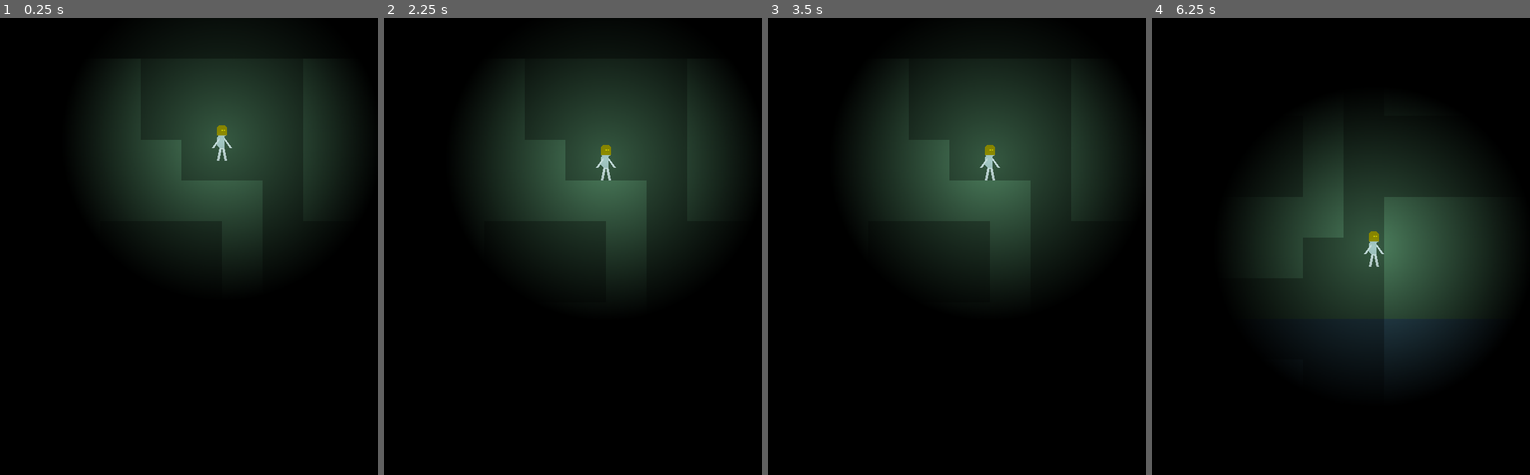
Above: before the commit, frames 1-4 (left to right).
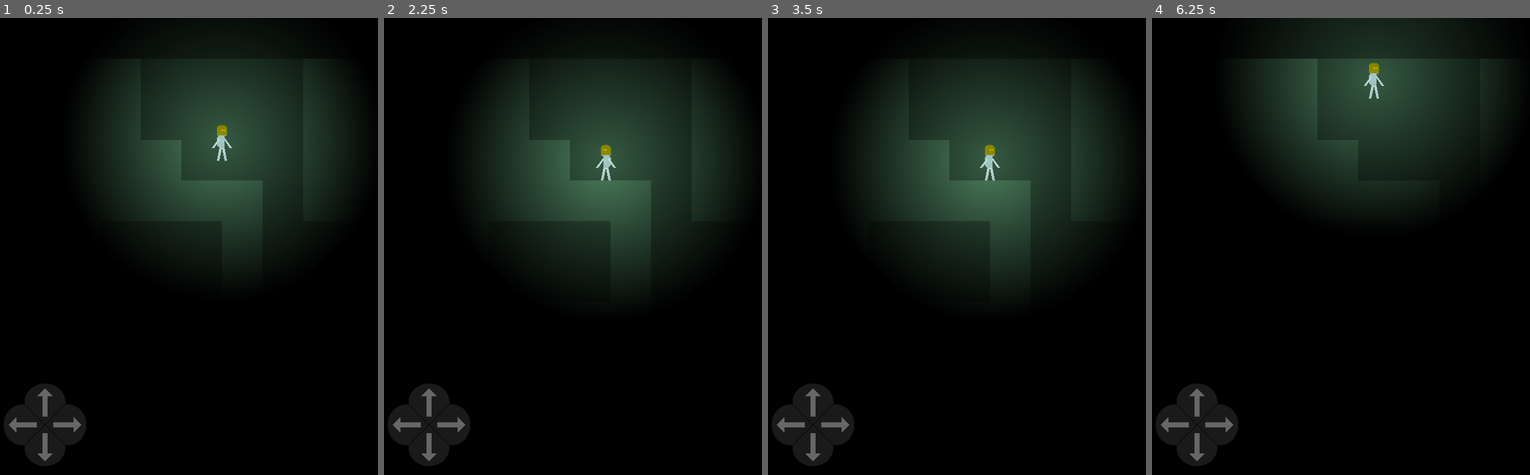
Above: after the commit, the same moments.

Repository: tomasisnotmyname/mobile-roguelike
Game: Godot game, scene res://main.tscn
The game is run twice, just before and just after one commit, with the same random seed, the same clock (stepped at 60 frames per second) and the same inputs.
Inputs (mouse positions are in pixels of both pictures, inside the frame that each line leads up to):
- Up to frame 1 (0.25 s): no input
- Up to frame 2 (2.25 s): click (425, 401) at 0.52 s; click (429, 447) at 1.27 s; click (406, 424) at 2.02 s
- Up to frame 3 (3.5 s): click (832, 424) at 2.77 s
- Up to frame 4 (6.25 s): tap Enter at 3.5 s; hold Right (right) 3.53-5.03 s; tap Up (up) at 3.6, 3.77, 4.07, 4.35, 4.52, 4.82, 5.1, 5.85, 6.02 s; hold Left (left) 5.03-5.78 s; hold Right (right) from 5.78 s (still down)

The runs differ from the first frame. In frame 1, 2.5% of the frame differs, in the area x 1-23%, y 80-99%; in frame 2, 2.7%; in frame 3, 2.5%; in frame 4, 39%, in the area x 1-94%, y 0-99%.

Commit message:
Screen controls.
Added touchscreen controls (requires testing).
Moved and renamed a few things.

Diff:
--- /dev/null
+++ b/arrow_buttons.gd
@@ -0,0 +1,41 @@
+extends Control
+
+
+func _ready():
+	var click_mask = BitMap.new()
+	click_mask.create_from_image_alpha($UpButton.texture_normal.get_image())
+	$UpButton.set_click_mask(click_mask)
+	click_mask.create_from_image_alpha($DownButton.texture_normal.get_image())
+	$DownButton.set_click_mask(click_mask)
+	click_mask.create_from_image_alpha($LeftButton.texture_normal.get_image())
+	$LeftButton.set_click_mask(click_mask)
+	click_mask.create_from_image_alpha($RightButton.texture_normal.get_image())
+	$RightButton.set_click_mask(click_mask)
+
+
+
+func _on_up_button_button_down():
+	Input.action_press('up')
+
+func _on_down_button_button_down():
+	Input.action_press('down')
+
+func _on_left_button_button_down():
+	Input.action_press('left')
+
+func _on_right_button_button_down():
+	Input.action_press('right')
+
+
+
+func _on_up_button_button_up():
+	Input.action_release('up')
+
+func _on_down_button_button_up():
+	Input.action_release('down')
+
+func _on_left_button_button_up():
+	Input.action_release('left')
+
+func _on_right_button_button_up():
+	Input.action_release('right')
--- a/level_tile_map.gd
+++ b/level_tile_map.gd
@@ -1,7 +1,9 @@
+# This script is used to update each TileData in the TileSet of LevelTileMap.
+
+
 extends TileMap
 
-
-
+# It doesn't do anything unless this var is true.
 @export var update_tile_set : bool = false
 @export_group('Updated Properties')
 @export_range(0.0, 1.0) var base_tile_darkness : float = 0.0
@@ -14,10 +16,13 @@
 	'Border Alternative' : Callable(self, 'border_tile_setup')
 }
 
+# Used to conveniently add the same collission polygon to tiles.
 var square_polygon := PackedVector2Array([Vector2(-32,-32), Vector2(32,-32), Vector2(32,32), Vector2(-32,32)])
 
+# Used across all methods.
 var tile_set_source : TileSetAtlasSource
 var base_tile_id : Vector2i
+
 
 
 func base_tile_setup(tile : TileData):
@@ -25,6 +30,7 @@
 	tile.add_collision_polygon(0)
 	tile.set_collision_polygon_points(0, 0, square_polygon)
 	tile.modulate = tile.modulate.darkened(base_tile_darkness)
+
 
 func background_tile_setup(tile : TileData):
 	tile.set_custom_data('Name', 'Background')
@@ -48,6 +54,7 @@
 	tile.modulate = tile.modulate.darkened(border_darkness)
 
 
+
 func _ready():
 	if update_tile_set:
 		var setup_keys : Array = tiles_setup.keys()
@@ -67,5 +74,6 @@
 						tile_set_source.create_alternative_tile(base_tile_id, alternative_index)
 					tiles_setup[setup_keys[alternative_index]].call(tile_set_source.get_tile_data(base_tile_id, alternative_index))
 
+		# this saves the changes to remain outside of runtime and updates the visuals at runtime.
 		print(ResourceSaver.save(tile_set))
 		update_internals()
--- a/level_tile_set.tres
+++ b/level_tile_set.tres
@@ -1,10 +1,10 @@
 [gd_resource type="TileSet" load_steps=5 format=3 uid="uid://wob7gxigdqob"]
 
-[ext_resource type="Texture2D" uid="uid://0uyek3mft45l" path="res://tiles_spritesheet.png" id="1_u55xg"]
-[ext_resource type="Texture2D" uid="uid://kvlil8jkpokt" path="res://test_tile.png" id="2_bkdcq"]
+[ext_resource type="Texture2D" uid="uid://0uyek3mft45l" path="res://textures/tiles_spritesheet.png" id="1_2tndr"]
+[ext_resource type="Texture2D" uid="uid://kvlil8jkpokt" path="res://textures/test_tile.png" id="2_eqo5q"]
 
 [sub_resource type="TileSetAtlasSource" id="TileSetAtlasSource_7e3ho"]
-texture = ExtResource("1_u55xg")
+texture = ExtResource("1_2tndr")
 texture_region_size = Vector2i(64, 64)
 0:0/next_alternative_id = 3
 0:0/0 = 0
@@ -40,7 +40,7 @@
 0:1/2/custom_data_0 = "Border"
 
 [sub_resource type="TileSetAtlasSource" id="TileSetAtlasSource_h85k3"]
-texture = ExtResource("2_bkdcq")
+texture = ExtResource("2_eqo5q")
 texture_region_size = Vector2i(64, 64)
 0:0/next_alternative_id = 3
 0:0/0 = 0
--- a/main.gd
+++ b/main.gd
@@ -1,3 +1,4 @@
+# plans:
 # learn more about lightning and shadows
 # https://www.gdquest.com/tutorial/godot/2d/limiting-vision-with-lights/
 #
@@ -12,5 +13,7 @@
 
 extends Node
 
+# CanvasModulate node darkens all things drawn in the scene, so it's more convenient to hide it while editting.
+# This method shows it at the start of runtime.
 func _ready():
 	$CanvasModulate.show()
--- a/main.tscn
+++ b/main.tscn
@@ -1,9 +1,14 @@
-[gd_scene load_steps=5 format=3 uid="uid://vsb6jaxc8r4h"]
+[gd_scene load_steps=10 format=3 uid="uid://vsb6jaxc8r4h"]
 
 [ext_resource type="Script" path="res://main.gd" id="1_axl5g"]
 [ext_resource type="PackedScene" uid="uid://227dp64kpl50" path="res://level_tile_map.tscn" id="2_y4joo"]
-[ext_resource type="PackedScene" uid="uid://cghkc20j83gko" path="res://character_body_2d.tscn" id="3_dbkvd"]
-[ext_resource type="Texture2D" uid="uid://gmccq3yx4riv" path="res://2d_lights_and_shadows_neutral_point_light.webp" id="4_5b2hw"]
+[ext_resource type="PackedScene" uid="uid://cghkc20j83gko" path="res://player_character.tscn" id="3_dbkvd"]
+[ext_resource type="Texture2D" uid="uid://gmccq3yx4riv" path="res://textures/2d_lights_and_shadows_neutral_point_light.webp" id="4_5b2hw"]
+[ext_resource type="Texture2D" uid="uid://bs5fob6pmrr4g" path="res://textures/ArrowLeft.png" id="5_kae8h"]
+[ext_resource type="Script" path="res://arrow_buttons.gd" id="6_8tph6"]
+[ext_resource type="Texture2D" uid="uid://b7negk846isoi" path="res://textures/ArrowRight.png" id="6_aepmd"]
+[ext_resource type="Texture2D" uid="uid://cip74as7cq1wv" path="res://textures/ArrowUp.png" id="7_3ka8x"]
+[ext_resource type="Texture2D" uid="uid://c1j4ngdiurudr" path="res://textures/ArrowDown.png" id="8_ckkyl"]
 
 [node name="Main" type="Node"]
 script = ExtResource("1_axl5g")
@@ -24,18 +29,79 @@
 border_color = Color(0.525101, 0.525101, 0.525101, 1)
 border_width = 8.0
 
-[node name="CharacterBody2D" parent="." instance=ExtResource("3_dbkvd")]
+[node name="PlayerCharacter" parent="." instance=ExtResource("3_dbkvd")]
 position = Vector2(640, 160)
 
-[node name="PointLight2D" type="PointLight2D" parent="CharacterBody2D"]
+[node name="PointLight2D" type="PointLight2D" parent="PlayerCharacter"]
 shadow_enabled = true
 texture = ExtResource("4_5b2hw")
 texture_scale = 2.0
 metadata/_edit_lock_ = true
 
-[node name="Camera2D" type="Camera2D" parent="CharacterBody2D"]
+[node name="Camera2D" type="Camera2D" parent="PlayerCharacter"]
 limit_left = 0
 limit_top = 0
 limit_right = 1280
 limit_bottom = 1280
 metadata/_edit_lock_ = true
+
+[node name="GUI" type="CanvasLayer" parent="."]
+
+[node name="ArrowButtons" type="Control" parent="GUI"]
+modulate = Color(1, 1, 1, 0.639216)
+layout_mode = 3
+anchors_preset = 2
+anchor_top = 1.0
+anchor_bottom = 1.0
+grow_vertical = 0
+script = ExtResource("6_8tph6")
+
+[node name="UpButton" type="TextureButton" parent="GUI/ArrowButtons"]
+layout_mode = 0
+offset_left = 49.0
+offset_top = -144.0
+offset_right = 99.325
+offset_bottom = -80.0
+action_mode = 0
+texture_normal = ExtResource("7_3ka8x")
+texture_pressed = ExtResource("7_3ka8x")
+ignore_texture_size = true
+
+[node name="DownButton" type="TextureButton" parent="GUI/ArrowButtons"]
+layout_mode = 0
+offset_left = 49.0
+offset_top = -78.0
+offset_right = 113.0
+offset_bottom = -14.0
+action_mode = 0
+texture_normal = ExtResource("8_ckkyl")
+texture_pressed = ExtResource("8_ckkyl")
+
+[node name="LeftButton" type="TextureButton" parent="GUI/ArrowButtons"]
+layout_mode = 0
+offset_left = 16.0
+offset_top = -111.0
+offset_right = 80.0
+offset_bottom = -47.0
+action_mode = 0
+texture_normal = ExtResource("5_kae8h")
+texture_pressed = ExtResource("5_kae8h")
+
+[node name="RightButton" type="TextureButton" parent="GUI/ArrowButtons"]
+layout_mode = 0
+offset_left = 82.0
+offset_top = -111.0
+offset_right = 146.0
+offset_bottom = -47.0
+action_mode = 0
+texture_normal = ExtResource("6_aepmd")
+texture_pressed = ExtResource("6_aepmd")
+
+[connection signal="button_down" from="GUI/ArrowButtons/UpButton" to="GUI/ArrowButtons" method="_on_up_button_button_down"]
+[connection signal="button_up" from="GUI/ArrowButtons/UpButton" to="GUI/ArrowButtons" method="_on_up_button_button_up"]
+[connection signal="button_down" from="GUI/ArrowButtons/DownButton" to="GUI/ArrowButtons" method="_on_down_button_button_down"]
+[connection signal="button_up" from="GUI/ArrowButtons/DownButton" to="GUI/ArrowButtons" method="_on_down_button_button_up"]
+[connection signal="button_down" from="GUI/ArrowButtons/LeftButton" to="GUI/ArrowButtons" method="_on_left_button_button_down"]
+[connection signal="button_up" from="GUI/ArrowButtons/LeftButton" to="GUI/ArrowButtons" method="_on_left_button_button_up"]
+[connection signal="button_down" from="GUI/ArrowButtons/RightButton" to="GUI/ArrowButtons" method="_on_right_button_button_down"]
+[connection signal="button_up" from="GUI/ArrowButtons/RightButton" to="GUI/ArrowButtons" method="_on_right_button_button_up"]
--- a/character_body_2d.gd
+++ b/player_character.gd
@@ -17,19 +17,22 @@
 func _physics_process(delta):
 	var direction := Vector2.ZERO
 
+	# Handles jumping, and in the future dropping.
+	direction.y = Input.get_axis('up', 'down')
+	if is_on_floor() and direction.y < 0:
+		velocity.y = jump_velocity
+	elif not is_on_floor():
+		velocity.y += gravity * delta
+
+	# Handles moving left and right, as well as slowing down or stopping immediately when hitting walls.
 	direction.x = Input.get_axis('left', 'right')
 	if direction.x:
+		print('!!!!')
 		velocity.x = move_toward(velocity.x, direction.x * speed, speed/10)
 	elif is_on_wall():
 		velocity.x = 0
 	else:
 		velocity.x = move_toward(velocity.x, 0, speed/10)
-
-	direction.y = Input.get_axis('up', 'down')
-	if is_on_floor() and direction.y < 0:
-		velocity.y = jump_velocity
-	elif not is_on_floor():
-		velocity.y += gravity * delta
 
 	if velocity:
 		if velocity.x > 0:
--- a/character_body_2d.tscn
+++ b/player_character.tscn
@@ -1,11 +1,11 @@
 [gd_scene load_steps=3 format=3 uid="uid://cghkc20j83gko"]
 
-[ext_resource type="Script" path="res://character_body_2d.gd" id="1_tlarp"]
+[ext_resource type="Script" path="res://player_character.gd" id="1_tlarp"]
 
 [sub_resource type="RectangleShape2D" id="RectangleShape2D_nnm8g"]
 size = Vector2(32, 48)
 
-[node name="CharacterBody2D" type="CharacterBody2D" node_paths=PackedStringArray("interactable_area")]
+[node name="PlayerCharacter" type="CharacterBody2D" node_paths=PackedStringArray("interactable_area")]
 floor_stop_on_slope = false
 floor_block_on_wall = false
 script = ExtResource("1_tlarp")
--- a/project.godot
+++ b/project.godot
@@ -34,28 +34,28 @@
 "events": [Object(InputEventKey,"resource_local_to_scene":false,"resource_name":"","device":-1,"window_id":0,"alt_pressed":false,"shift_pressed":false,"ctrl_pressed":false,"meta_pressed":false,"pressed":false,"keycode":0,"physical_keycode":32,"key_label":0,"unicode":32,"echo":false,"script":null)
 ]
 }
+up={
+"deadzone": 0.5,
+"events": [Object(InputEventKey,"resource_local_to_scene":false,"resource_name":"","device":-1,"window_id":0,"alt_pressed":false,"shift_pressed":false,"ctrl_pressed":false,"meta_pressed":false,"pressed":false,"keycode":0,"physical_keycode":4194320,"key_label":0,"unicode":0,"echo":false,"script":null)
+, Object(InputEventKey,"resource_local_to_scene":false,"resource_name":"","device":-1,"window_id":0,"alt_pressed":false,"shift_pressed":false,"ctrl_pressed":false,"meta_pressed":false,"pressed":false,"keycode":0,"physical_keycode":87,"key_label":0,"unicode":119,"echo":false,"script":null)
+]
+}
+down={
+"deadzone": 0.5,
+"events": [Object(InputEventKey,"resource_local_to_scene":false,"resource_name":"","device":-1,"window_id":0,"alt_pressed":false,"shift_pressed":false,"ctrl_pressed":false,"meta_pressed":false,"pressed":false,"keycode":0,"physical_keycode":4194322,"key_label":0,"unicode":0,"echo":false,"script":null)
+, Object(InputEventKey,"resource_local_to_scene":false,"resource_name":"","device":-1,"window_id":0,"alt_pressed":false,"shift_pressed":false,"ctrl_pressed":false,"meta_pressed":false,"pressed":false,"keycode":0,"physical_keycode":83,"key_label":0,"unicode":115,"echo":false,"script":null)
+]
+}
 left={
 "deadzone": 0.5,
 "events": [Object(InputEventKey,"resource_local_to_scene":false,"resource_name":"","device":-1,"window_id":0,"alt_press …(182 unchanged characters)…
 , Object(InputEventKey,"resource_local_to_scene":false,"resource_name":"","device":-1,"window_id":0,"alt_pressed":false,"shift_pressed":false,"ctrl_pressed":false,"meta_pressed":false,"pressed":false,"keycode":0,"physical_keycode":65,"key_label":0,"unicode":97,"echo":false,"script":null)
 ]
 }
-up={
-"deadzone": 0.5,
-"events": [Object(InputEventKey,"resource_local_to_scene":false,"resource_name":"","device":-1,"window_id":0,"alt_pressed":false,"shift_pressed":false,"ctrl_pressed":false,"meta_pressed":false,"pressed":false,"keycode":0,"physical_keycode":4194320,"key_label":0,"unicode":0,"echo":false,"script":null)
-, Object(InputEventKey,"resource_local_to_scene":false,"resource_name":"","device":-1,"window_id":0,"alt_pressed":false,"shift_pressed":false,"ctrl_pressed":false,"meta_pressed":false,"pressed":false,"keycode":0,"physical_keycode":87,"key_label":0,"unicode":119,"echo":false,"script":null)
-]
-}
 right={
 "deadzone": 0.5,
 "events": [Object(InputEventKey,"resource_local_to_scene":false,"resource_name":"","device":-1,"window_id":0,"alt_press …(182 unchanged characters)…
 , Object(InputEventKey,"resource_local_to_scene":false,"resource_name":"","device":-1,"window_id":0,"alt_pressed":false,"shift_pressed":false,"ctrl_pressed":false,"meta_pressed":false,"pressed":false,"keycode":0,"physical_keycode":68,"key_label":0,"unicode":100,"echo":false,"script":null)
-]
-}
-down={
-"deadzone": 0.5,
-"events": [Object(InputEventKey,"resource_local_to_scene":false,"resource_name":"","device":-1,"window_id":0,"alt_pressed":false,"shift_pressed":false,"ctrl_pressed":false,"meta_pressed":false,"pressed":false,"keycode":0,"physical_keycode":4194322,"key_label":0,"unicode":0,"echo":false,"script":null)
-, Object(InputEventKey,"resource_local_to_scene":false,"resource_name":"","device":-1,"window_id":0,"alt_pressed":false,"shift_pressed":false,"ctrl_pressed":false,"meta_pressed":false,"pressed":false,"keycode":0,"physical_keycode":83,"key_label":0,"unicode":115,"echo":false,"script":null)
 ]
 }
 interact={
@@ -66,6 +66,10 @@
 ]
 }
 
+[input_devices]
+
+pointing/emulate_touch_from_mouse=true
+
 [rendering]
 
 textures/canvas_textures/default_texture_filter=0
Renamed: 2d_lights_and_shadows_neutral_point_light.webp -> textures/2d_lights_and_shadows_neutral_point_light.webp
Not shown, changed: textures/2d_lights_and_shadows_neutral_point_light.webp.import
Binary file added: textures/ArrowDown.png
Not shown, added: textures/ArrowDown.png.import
Binary file added: textures/ArrowLeft.png
Not shown, added: textures/ArrowLeft.png.import
Binary file added: textures/ArrowRight.png
Not shown, added: textures/ArrowRight.png.import
Binary file added: textures/ArrowUp.png
Not shown, changed: textures/ArrowUp.png.import
Renamed: test_tile.png -> textures/test_tile.png
Not shown, changed: textures/test_tile.png.import
(and 2 more such lines)
